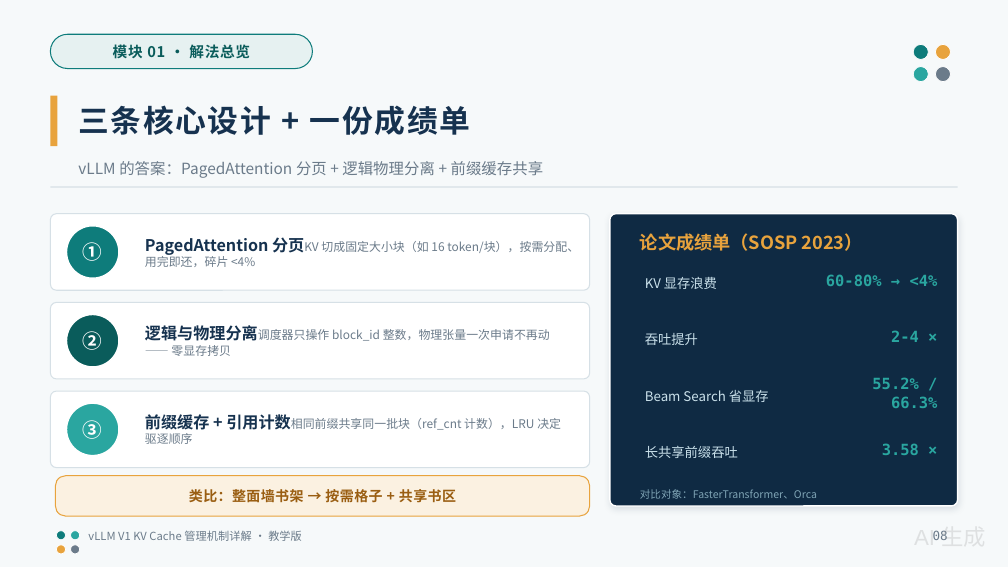
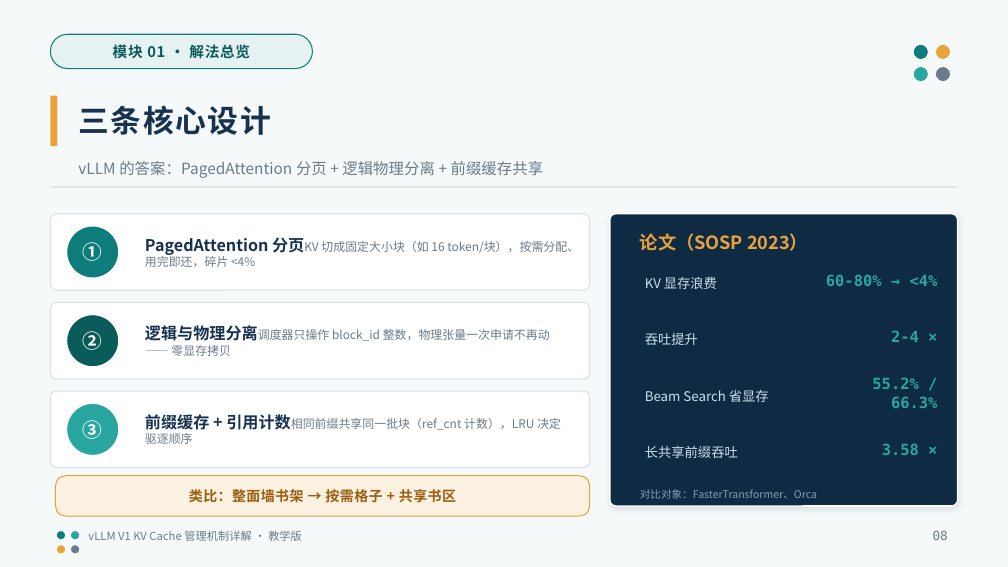
Before and after one commit to GoCHug/vllm, a slide deck: slide 8 of vllm/v1/core/kvcache_ppt/KVCache_管理机制详解_教学版.pptx. Drawn at 1008x567 pixels with LibreOffice and Linux fonts; fonts in the diff are those of the drawing. Boxes give left, top, right and bottom in pixels: in the first picture for what was removed or moved away, otherwise in the second. Text is boxed around its words. In the diff, an @@ line names an element or a change of style, - is before the commit and + after.

```diff
--- a/vllm/v1/core/kvcache_ppt/KVCache_管理机制详解_教学版.pptx
+++ b/vllm/v1/core/kvcache_ppt/KVCache_管理机制详解_教学版.pptx
@@ text at (78,105,271,135): text changed @@
-三条核心设计 + 一份成绩单
+三条核心设计
@@ text at (640,233,808,251): text changed @@
-论文成绩单（SOSP 2023）
+论文（SOSP 2023）
@@ text removed at (914,530,986,540) @@
-AI 生成
```
Also in this commit, not shown: 43 other slides changed, 1 other file.
